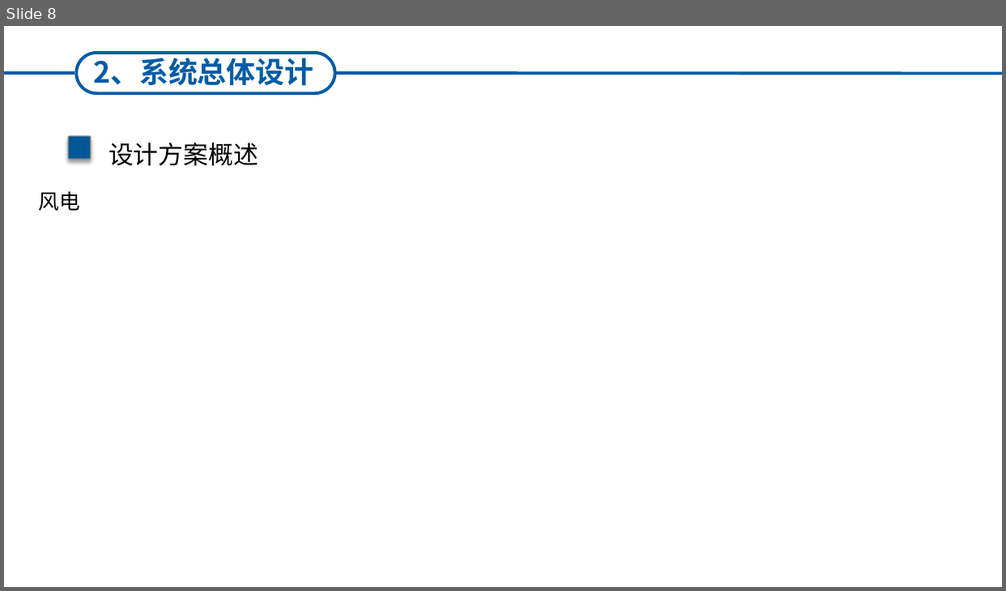
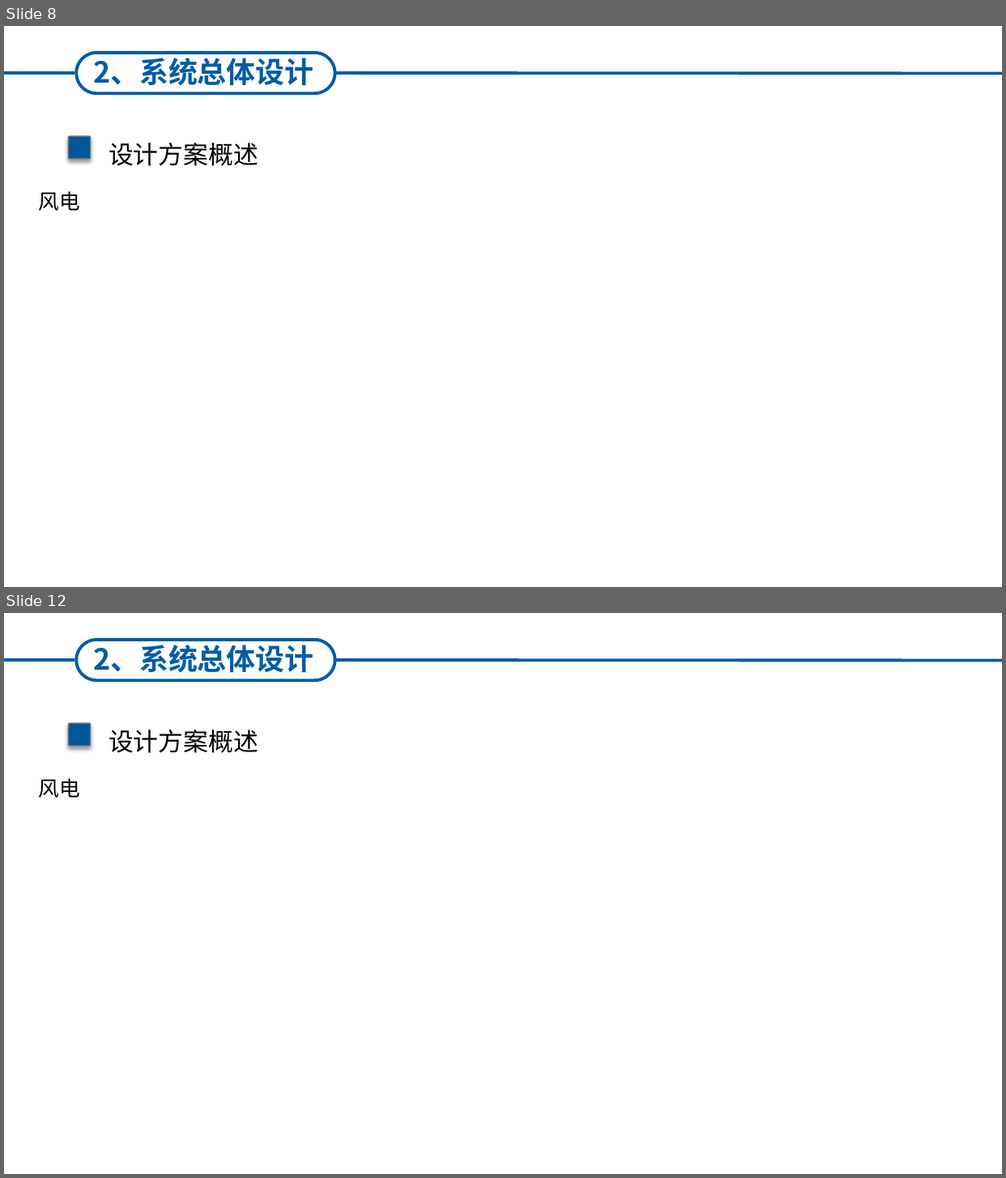
Before and after one commit to HNing109/StudyNotes, a slide deck: Golang_学习笔记/Golang_Web_学习笔记/ETCD_学习笔记/ETCD-调研.pptx. Shown one above the other, each under a label of ours: slide 8 before the commit, slides 8 and 12 after it; the slides between them are not shown. The pictures are 1006x591 and 1006x1178 pixels, drawn with LibreOffice and Linux fonts; fonts in the diff are those of the drawing. Boxes give left, top, right and bottom in pixels: in the first picture for what was removed or moved away, otherwise in the second. Text is boxed around its words. In the diff, an @@ line names an element or a change of style, - is before the commit and + after.

```diff
--- a/Golang_学习笔记/Golang_Web_学习笔记/ETCD_学习笔记/ETCD-调研.pptx
+++ b/Golang_学习笔记/Golang_Web_学习笔记/ETCD_学习笔记/ETCD-调研.pptx
@@ slide 12 added at (4, 613, 1002, 1174), background #FFFFFF @@
@@ line added from (4, 659) to (74, 659), #005CA7 3 pt @@
@@ text added at (16, 650, 201, 682), 32 pt, text #FFFFFF, bold @@
+1、当前进度
@@ rounded rectangle added at (77, 640, 335, 680), outline #005CA7 3 pt @@
@@ text added at (93, 641, 313, 673), 28 pt, text #005CA7, bold @@
+2、系统总体设计
@@ line added from (335, 660) to (1002, 660), #005CA7 3 pt @@
@@ rounded rectangle added at (68, 723, 91, 746), fill #005798, outline #7F7F7F 1 pt @@
@@ text added at (108, 730, 258, 753), 24 pt, text #000000 @@
+设计方案概述
@@ text added at (38, 778, 79, 798), 20 pt, text #000000 @@
+风电
```
Also in this commit, not shown: 5 slides changed, 2 other slides added, 10 other files.
